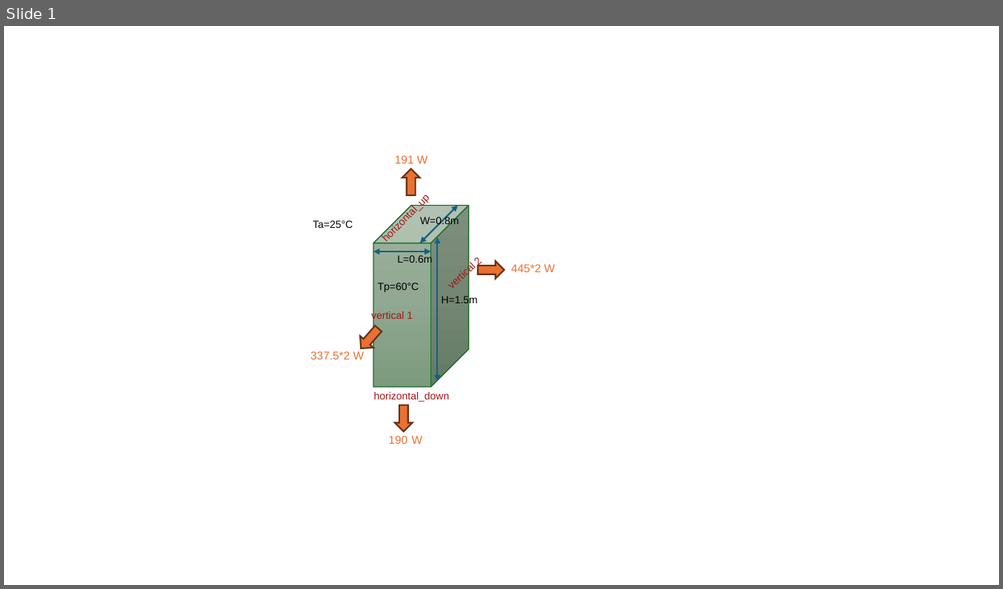
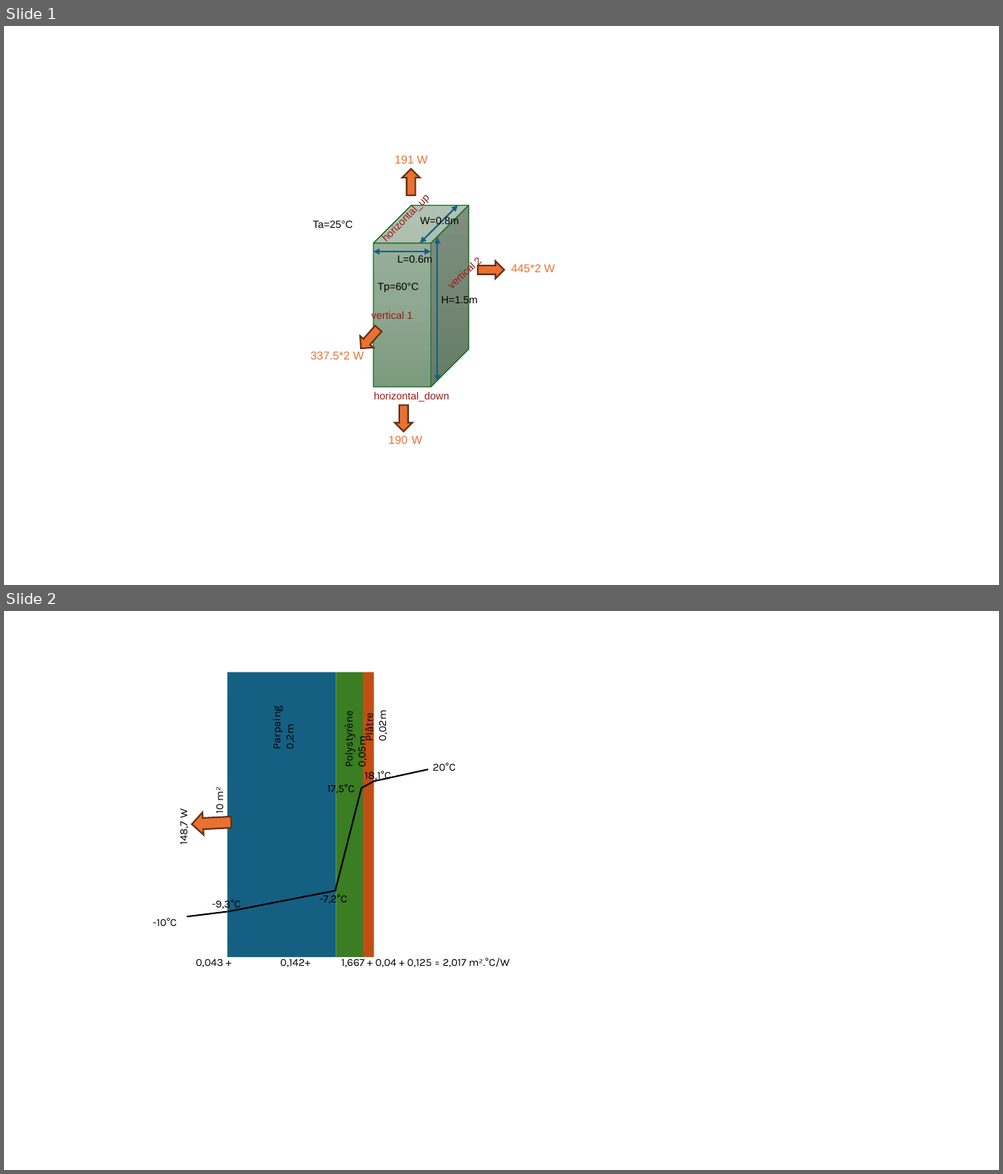
Before and after one commit to ZoheirHADID/EnergySystemModels-fr, a slide deck: Examples.pptx. Shown one above the other, each under a label of ours: slide 1 before the commit, slides 1 and 2 after it. The pictures are 1003x589 and 1003x1174 pixels, drawn with LibreOffice and Linux fonts; fonts in the diff are those of the drawing. Boxes give left, top, right and bottom in pixels: in the first picture for what was removed or moved away, otherwise in the second. Text is boxed around its words. In the diff, an @@ line names an element or a change of style, - is before the commit and + after.

```diff
--- a/Examples.pptx
+++ b/Examples.pptx
@@ slide 2 added at (4, 611, 999, 1170), background #FFFFFF @@
@@ group added at (153, 672, 509, 968): 12 texts, 5 lines, 3 rectangles, 1 right arrow @@
+20°C
+-10°C
+-9,3°C
+-7,2°C
+17,5°C
+18,1°C
+Parpaing 0,2m
+Polystyrène 0,05m
+Plâtre 0,02m
+10 m²
+148,7 W
+0,043 + 0,142+ 1,667 + 0,04 + 0,125 = 2,017 m².°C/W
```
Also in this commit, not shown: 3 other files.
